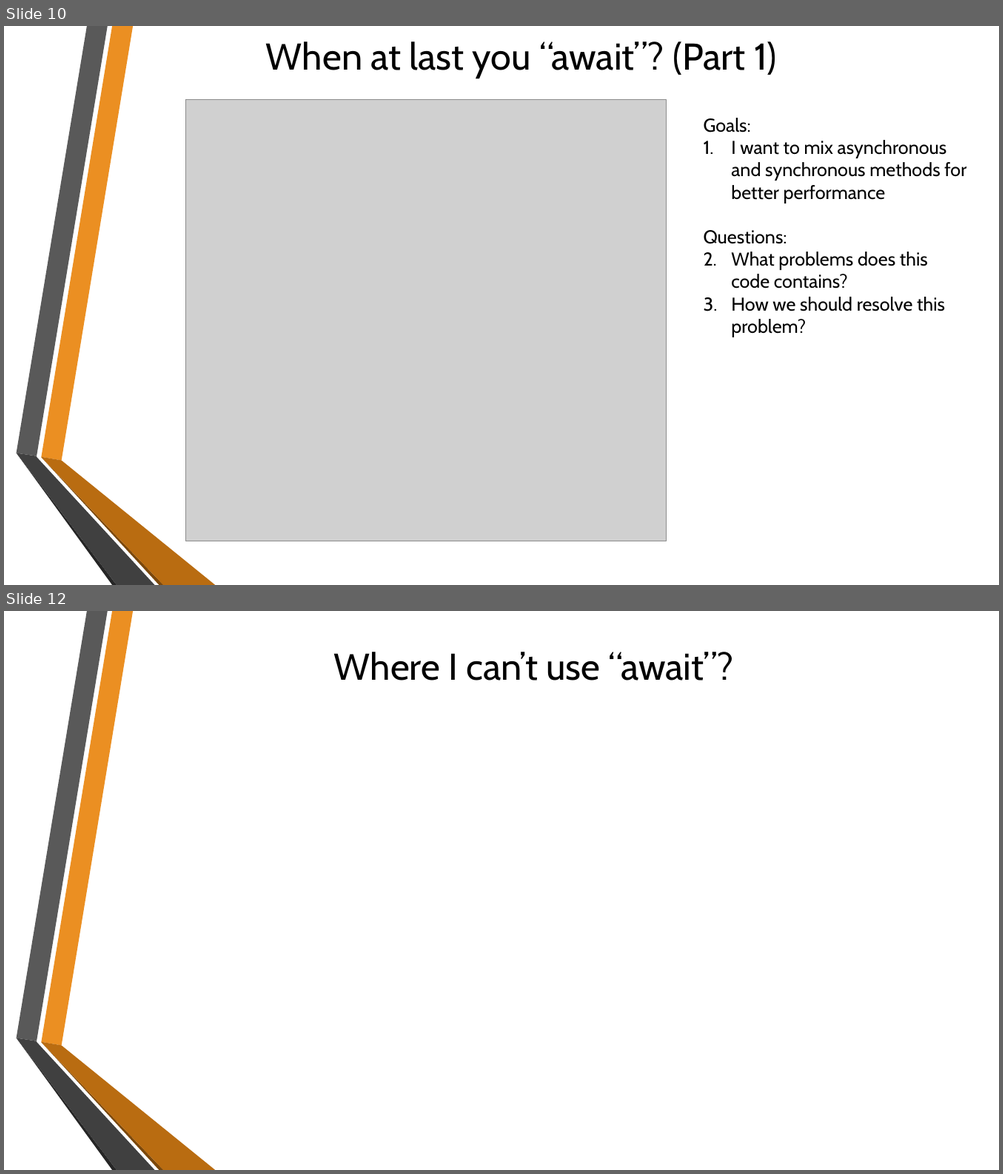
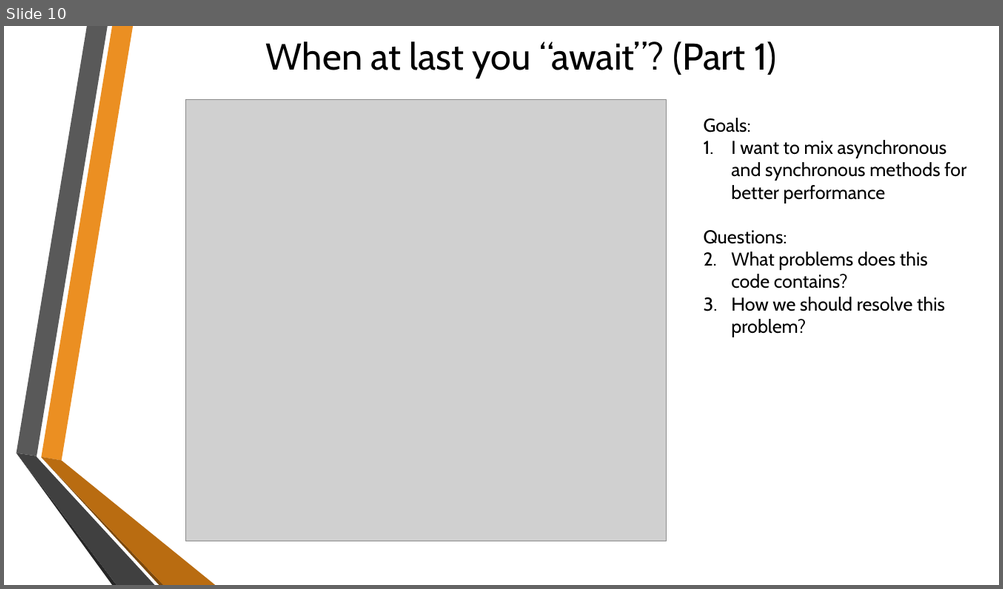
Before and after one commit to sflusov/AsyncAwaitPitfalls, a slide deck: Async Await and their pitfalls.pptx. Shown one above the other, each under a label of ours: slides 10 and 12 before the commit, slide 10 after it; the slides between them are not shown. The pictures are 1003x1174 and 1003x589 pixels, drawn with LibreOffice and Linux fonts; fonts in the diff are those of the drawing; grey boxes stand for pictures; background and template pictures are left out. Boxes give left, top, right and bottom in pixels: in the first picture for what was removed or moved away, otherwise in the second. Text is boxed around its words. In the diff, an @@ line names an element or a change of style, - is before the commit and + after.

Commit message:
Async Await working with lock

```diff
--- a/Async Await and their pitfalls.pptx
+++ b/Async Await and their pitfalls.pptx
@@ slide 12 removed at bbox=[4, 611, 999, 1170], background picture (left out); not listed: 6 template elements that a slide beside it also shows @@
@@ title removed at bbox=[334, 652, 734, 681] @@
-Where I can’t use “await”?
```
Also in this commit, not shown: 3 slides changed, 6 slides added, 4 other files.
